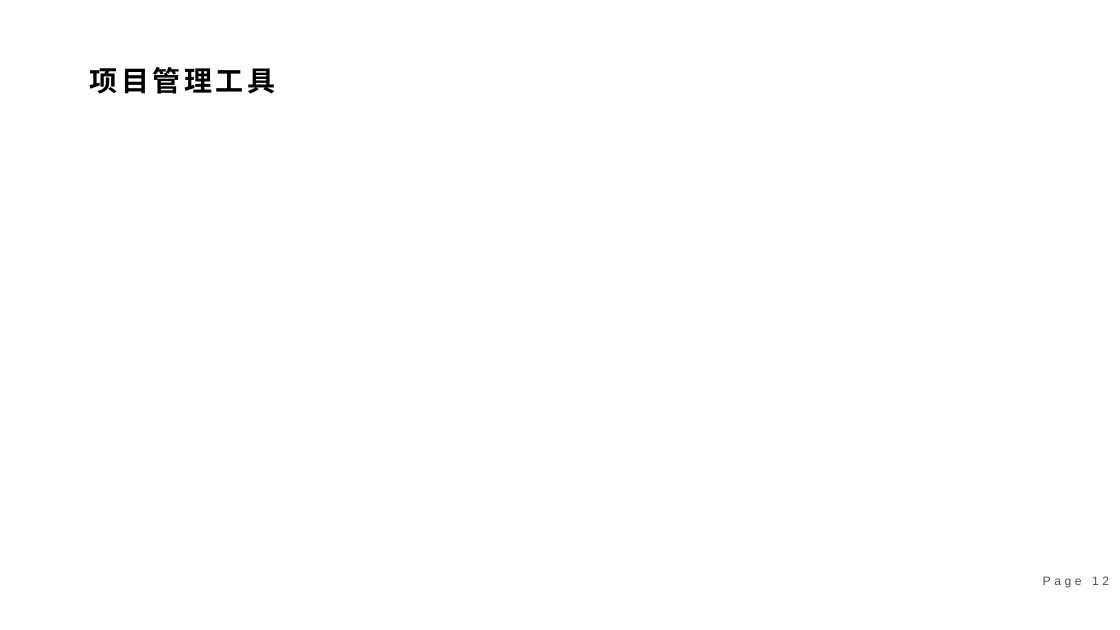
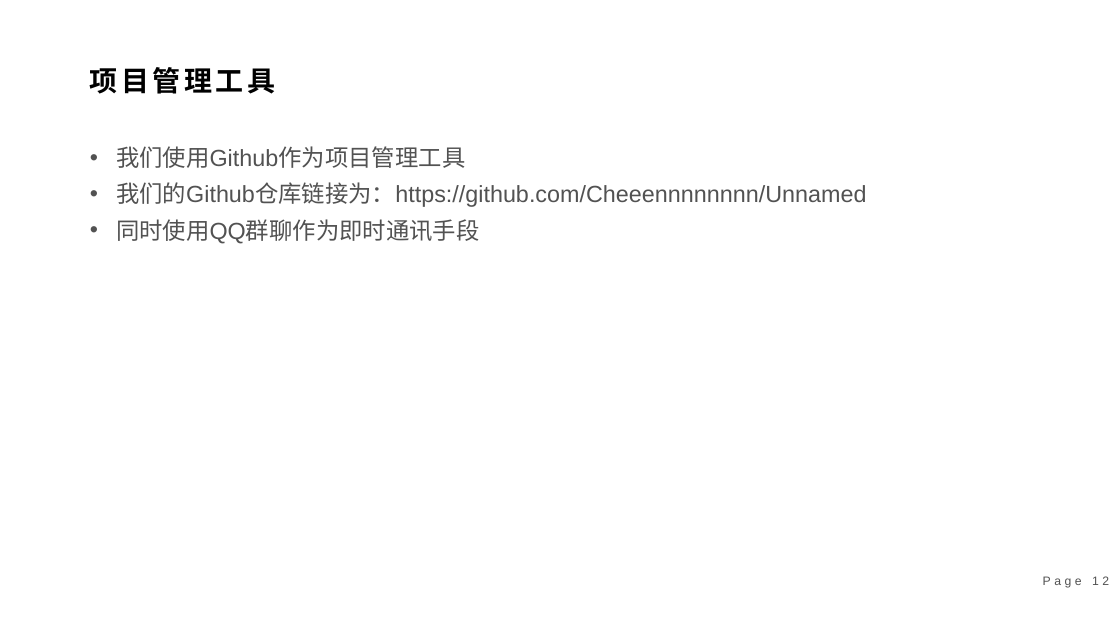
Before and after one commit to Cheeennnnnnnn/Unnamed, a slide deck: slide 12 of 第一次提交物-未命名小组/第1次汇报-未命名小组.pptx. Drawn at 1120x630 pixels with LibreOffice and Linux fonts; fonts in the diff are those of the drawing. Boxes give left, top, right and bottom in pixels: in the first picture for what was removed or moved away, otherwise in the second. Text is boxed around its words. In the diff, an @@ line names an element or a change of style, - is before the commit and + after.

```diff
--- a/第一次提交物-未命名小组/第1次汇报-未命名小组.pptx
+++ b/第一次提交物-未命名小组/第1次汇报-未命名小组.pptx
@@ text added at [116,146,866,244], 20 pt, text #525252 @@
+• 我们使用Github作为项目管理工具
+• 我们的Github仓库链接为：https://github.com/Cheeennnnnnnn/Unnamed
+• 同时使用QQ群聊作为即时通讯手段
```
Also in this commit, not shown: 1 other slide changed, 1 slide added, 4 other files.
